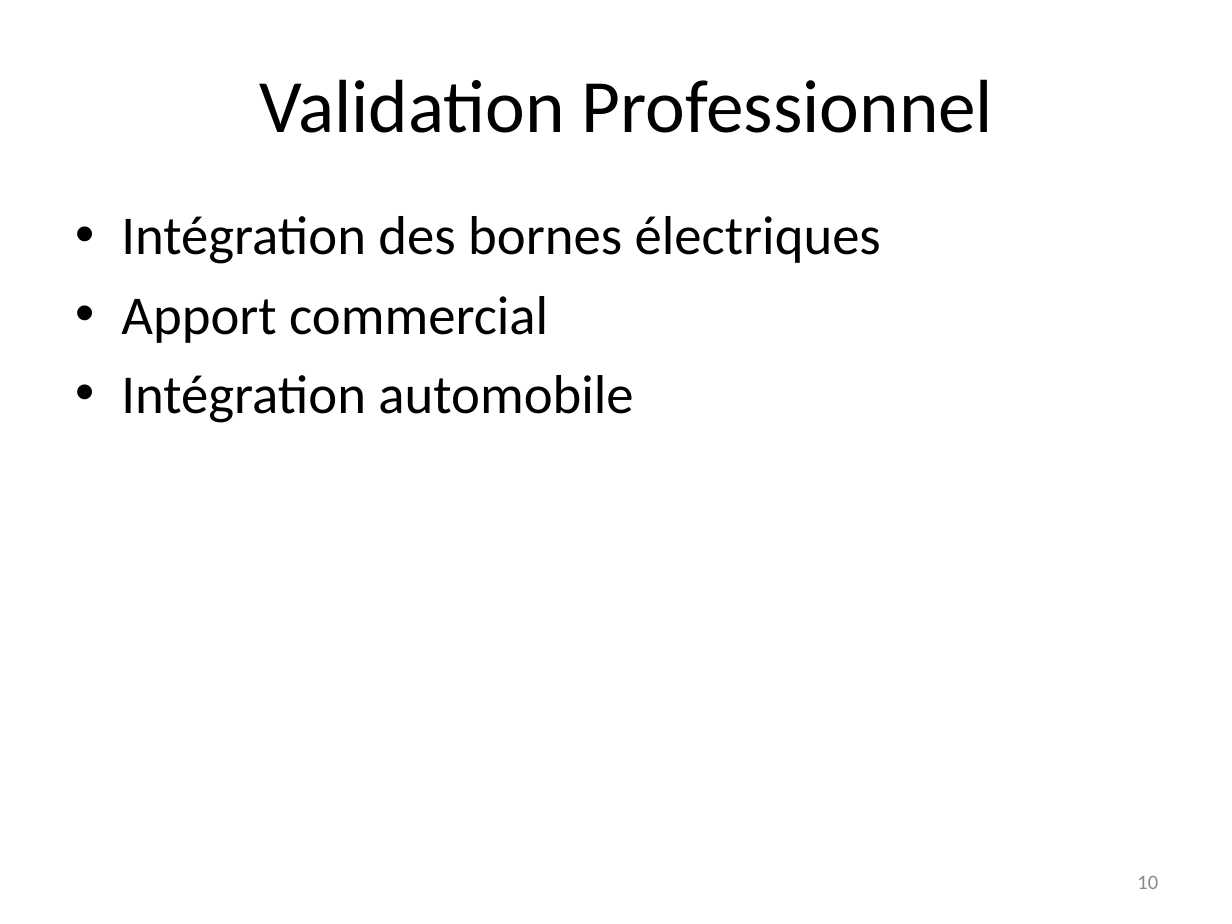
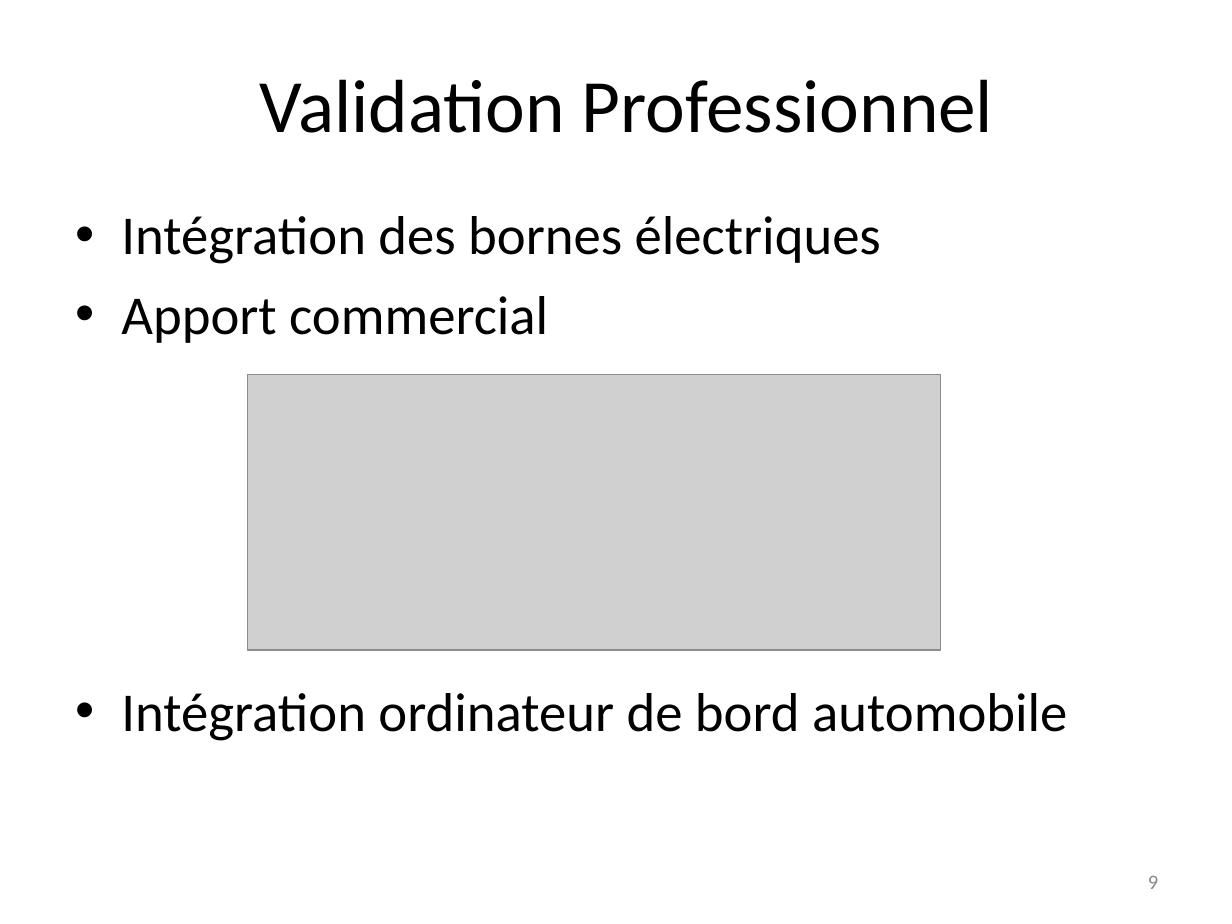
Before and after one commit to gestinronan/Projet-BMA, a slide deck: slide 9 of Documents/ppt-final.ppt (slide 10 before the commit). Drawn at 1232x924 pixels with LibreOffice and Linux fonts; fonts in the diff are those of the drawing; grey boxes stand for pictures; background and template pictures are left out. Boxes give left, top, right and bottom in pixels: in the first picture for what was removed or moved away, otherwise in the second. Text is boxed around its words. In the diff, an @@ line names an element or a change of style, - is before the commit and + after.

Commit message:
PPT

```diff
--- a/Documents/ppt-final.ppt
+++ b/Documents/ppt-final.ppt
@@ picture added at (248,375,941,649) @@
@@ text at (121,693,1067,741): text changed @@
-• Intégration automobile
+• Intégration ordinateur de bord automobile
@@ page number at (1148,876,1158,889): text changed @@
-10
+9
```
Also in this commit, not shown: 1 other slide changed, 5 other files.
